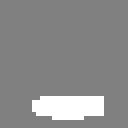
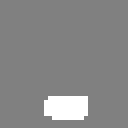
Layered file, before and after one edit (128px x 128px). Changes by layer:
painted on "Layer 3" over [32, 96, 104, 116]
